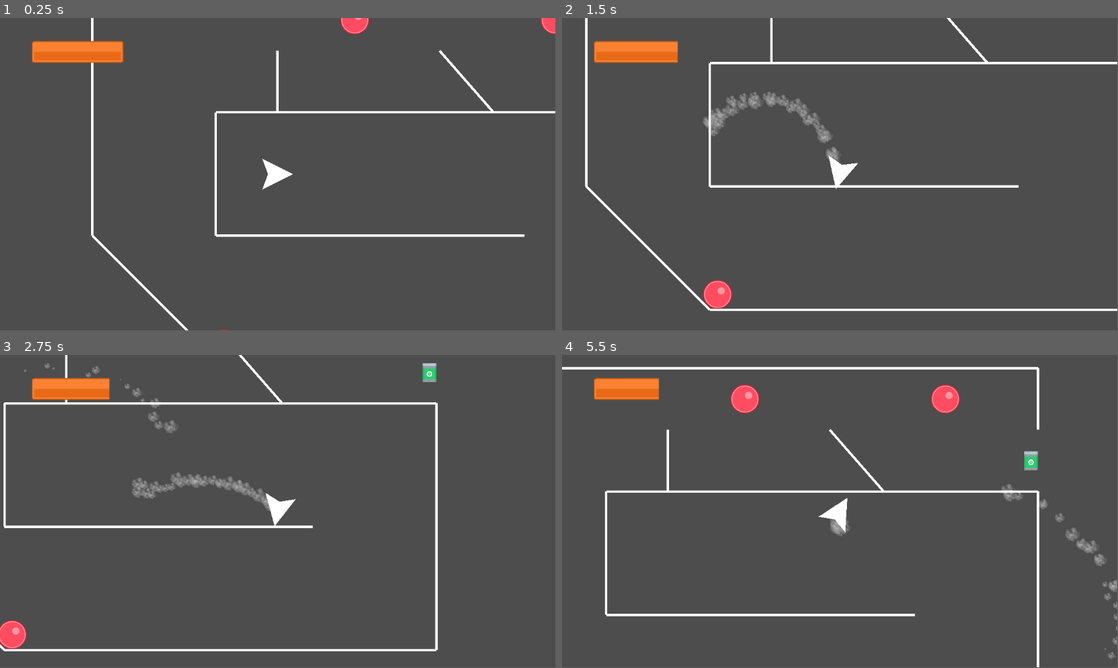
Above: before the commit, frames 1-4 (two rows, left to right).
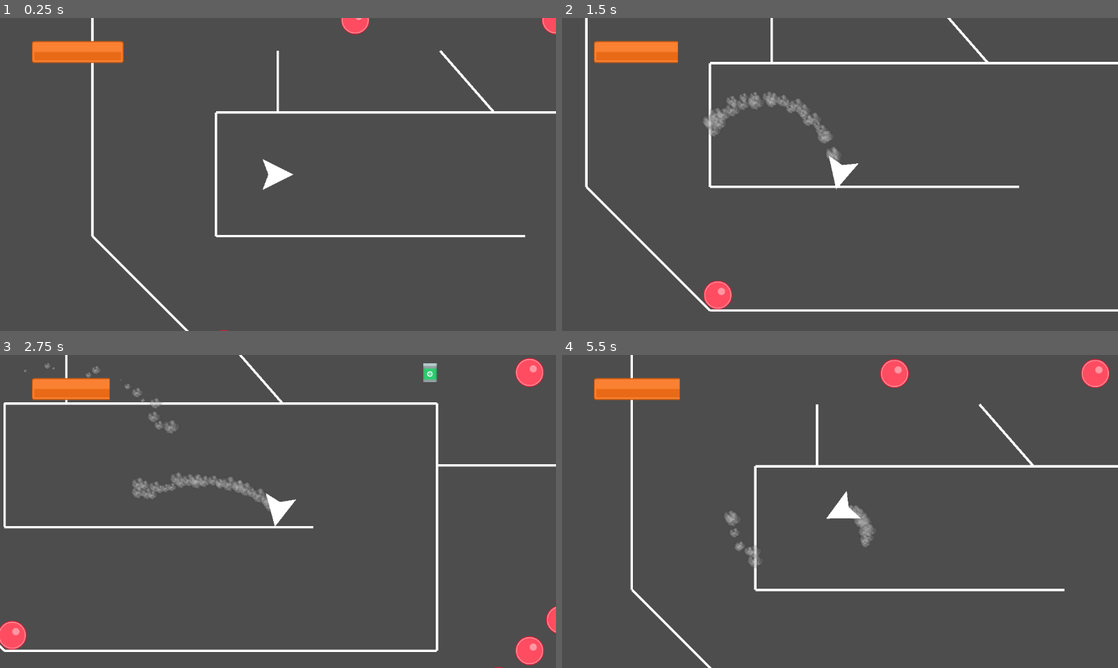
Above: after the commit, the same moments.

Repository: jaymehta-g/trijam
Game: Godot game, scene res://main/main.tscn
Two runs of this game, one before a commit and one after it. Both use one fixed random seed, a clock stepped at 60 frames per second and the inputs below.
Inputs:
- Up to frame 1 (0.25 s): no input
- Up to frame 2 (1.5 s): tap Enter at 0.5 s; hold Right (turn_right) 0.53-1.28 s; hold Space (boost) 0.53-1.28 s; hold Left (turn_left) from 1.28 s (still down); tap Space (boost) at 1.35 s
- Up to frame 3 (2.75 s): release Left (turn_left) at 2.03 s; hold Right (turn_right) from 2.03 s (still down); hold Space (boost) from 2.03 s (still down)
- Up to frame 4 (5.5 s): release Space (boost) at 2.78 s; tap Space (boost) at 2.85, 4.35 s; release Right (turn_right) at 3.53 s; hold Space (boost) 3.53-4.28 s; hold Left (turn_left) from 3.53 s (still down); tap R (reset, bound only after the commit) at 4.15 s; hold Space (boost) from 5.03 s (still down)
In our replay, the window is 799x449 before the commit and 800x450 after it. These sizes can differ from the game's own. Grey fills any space a smaller window leaves; there, only what the larger window draws over its background counts as a difference.

The runs differ from the first frame. In frame 1, 1.3% of the frame differs, in the area x 6-100%, y 0-100%; in frame 2, 1.2%; in frame 3, 2.6%; in frame 4, 7.9%, in the area x 0-100%, y 0-100%.

Commit message:
ok

Diff:
--- a/entities/level/level_1.tscn
+++ b/entities/level/level_1.tscn
@@ -1,9 +1,11 @@
-[gd_scene load_steps=5 format=3 uid="uid://84u8a1wjwvmt"]
+[gd_scene load_steps=7 format=3 uid="uid://84u8a1wjwvmt"]
 
 [ext_resource type="Script" path="res://entities/level/level.gd" id="1_sv087"]
 [ext_resource type="PackedScene" uid="uid://bvsmh71fnnusw" path="res://entities/level/objects/wall/wall.tscn" id="2_vovmp"]
 [ext_resource type="PackedScene" uid="uid://85v4ltj8q8kv" path="res://entities/level/objects/bumper/bumper.tscn" id="3_hxa36"]
 [ext_resource type="PackedScene" uid="uid://g5jofyngjvaf" path="res://entities/level/objects/pickup/fuel_pickup.tscn" id="3_i6cxn"]
+[ext_resource type="PackedScene" uid="uid://sr47v3ienfdu" path="res://entities/level/objects/checkpoint/checkpoint.tscn" id="5_kfq0n"]
+[ext_resource type="PackedScene" uid="uid://cr18drsouii8x" path="res://entities/level/objects/end flag/end_flag.tscn" id="6_ow5fu"]
 
 [node name="Level 1" type="Node2D"]
 script = ExtResource("1_sv087")
@@ -19,6 +21,21 @@
 [node name="Wall4" parent="Walls" instance=ExtResource("2_vovmp")]
 points = PackedVector2Array(1536, 768, 1536, -256)
 
+[node name="Wall47" parent="Walls" instance=ExtResource("2_vovmp")]
+points = PackedVector2Array(1792, 1792, 1792, 1280)
+
+[node name="Wall13" parent="Walls" instance=ExtResource("2_vovmp")]
+points = PackedVector2Array(3328, 0, 1536, 0)
+
+[node name="Wall46" parent="Walls" instance=ExtResource("2_vovmp")]
+points = PackedVector2Array(2560, 0, 2560, 768)
+
+[node name="Wall15" parent="Walls" instance=ExtResource("2_vovmp")]
+points = PackedVector2Array(3328, 0, 3584, -256)
+
+[node name="Wall16" parent="Walls" instance=ExtResource("2_vovmp")]
+points = PackedVector2Array(5888, -256, 3584, -256)
+
 [node name="Wall5" parent="Walls" instance=ExtResource("2_vovmp")]
 points = PackedVector2Array(1536, 768, -256, 768)
 
@@ -26,7 +43,7 @@
 points = PackedVector2Array(-768, 256, -256, 768)
 
 [node name="Wall7" parent="Walls" instance=ExtResource("2_vovmp")]
-points = PackedVector2Array(-768, 256, -768, -768)
+points = PackedVector2Array(-768, 256, -768, -1664)
 
 [node name="Wall8" parent="Walls" instance=ExtResource("2_vovmp")]
 points = PackedVector2Array(1536, -768, -768, -768)
@@ -34,6 +51,141 @@
 [node name="Wall11" parent="Walls" instance=ExtResource("2_vovmp")]
 points = PackedVector2Array(1536, -768, 1536, -512)
 
+[node name="Wall12" parent="Walls" instance=ExtResource("2_vovmp")]
+points = PackedVector2Array(1536, -768, 3328, -768)
+
+[node name="Wall14" parent="Walls" instance=ExtResource("2_vovmp")]
+points = PackedVector2Array(3584, -512, 3328, -768)
+
+[node name="Wall32" parent="Walls" instance=ExtResource("2_vovmp")]
+points = PackedVector2Array(3328, -1792, 3328, -768)
+
+[node name="Wall33" parent="Walls" instance=ExtResource("2_vovmp")]
+points = PackedVector2Array(3328, -1792, 3840, -2304)
+
+[node name="Wall54" parent="Walls" instance=ExtResource("2_vovmp")]
+points = PackedVector2Array(7168, -2304, 3840, -2304)
+
+[node name="Wall52" parent="Walls" instance=ExtResource("2_vovmp")]
+points = PackedVector2Array(3456, -3072, 3840, -2688)
+
+[node name="Wall53" parent="Walls" instance=ExtResource("2_vovmp")]
+points = PackedVector2Array(7168, -2688, 3840, -2688)
+
+[node name="Wall34" parent="Walls" instance=ExtResource("2_vovmp")]
+points = PackedVector2Array(7424, -2048, 3584, -2048)
+
+[node name="Wall17" parent="Walls" instance=ExtResource("2_vovmp")]
+points = PackedVector2Array(3584, -512, 5888, -512)
+
+[node name="Wall18" parent="Walls" instance=ExtResource("2_vovmp")]
+points = PackedVector2Array(6144, -512, 5888, -512)
+
+[node name="Wall19" parent="Walls" instance=ExtResource("2_vovmp")]
+points = PackedVector2Array(6144, -512, 6400, -256)
+
+[node name="Wall20" parent="Walls" instance=ExtResource("2_vovmp")]
+points = PackedVector2Array(6144, 0, 6400, -256)
+
+[node name="Wall21" parent="Walls" instance=ExtResource("2_vovmp")]
+points = PackedVector2Array(6144, 0, 5888, 0)
+
+[node name="Wall22" parent="Walls" instance=ExtResource("2_vovmp")]
+points = PackedVector2Array(5632, -256, 4736, 640)
+
+[node name="Wall23" parent="Walls" instance=ExtResource("2_vovmp")]
+points = PackedVector2Array(5632, 256, 5376, 0)
+
+[node name="Wall24" parent="Walls" instance=ExtResource("2_vovmp")]
+points = PackedVector2Array(5632, 256, 6400, 256)
+
+[node name="Wall25" parent="Walls" instance=ExtResource("2_vovmp")]
+points = PackedVector2Array(6912, -256, 6400, 256)
+
+[node name="Wall26" parent="Walls" instance=ExtResource("2_vovmp")]
+points = PackedVector2Array(6400, -1280, 6400, -256)
+
+[node name="Wall27" parent="Walls" instance=ExtResource("2_vovmp")]
+points = PackedVector2Array(6912, -1280, 6912, -256)
+
+[node name="Wall28" parent="Walls" instance=ExtResource("2_vovmp")]
+points = PackedVector2Array(6912, -1280, 6656, -1536)
+
+[node name="Wall35" parent="Walls" instance=ExtResource("2_vovmp")]
+points = PackedVector2Array(7424, -2048, 7424, -1536)
+
+[node name="Wall55" parent="Walls" instance=ExtResource("2_vovmp")]
+points = PackedVector2Array(7168, -2304, 7424, -2048)
+
+[node name="Wall56" parent="Walls" instance=ExtResource("2_vovmp")]
+points = PackedVector2Array(7680, -2048, 7424, -2048)
+
+[node name="Wall57" parent="Walls" instance=ExtResource("2_vovmp")]
+points = PackedVector2Array(7680, -2048, 7936, -2304)
+
+[node name="Wall58" parent="Walls" instance=ExtResource("2_vovmp")]
+points = PackedVector2Array(7936, -2688, 7936, -2304)
+
+[node name="Wall59" parent="Walls" instance=ExtResource("2_vovmp")]
+points = PackedVector2Array(7936, -2688, 7680, -2944)
+
+[node name="Wall60" parent="Walls" instance=ExtResource("2_vovmp")]
+points = PackedVector2Array(7424, -2944, 7680, -2944)
+
+[node name="Wall61" parent="Walls" instance=ExtResource("2_vovmp")]
+points = PackedVector2Array(7424, -2944, 7168, -2688)
+
+[node name="Wall36" parent="Walls" instance=ExtResource("2_vovmp")]
+points = PackedVector2Array(7168, -1536, 7424, -1536)
+
+[node name="Wall37" parent="Walls" instance=ExtResource("2_vovmp")]
+points = PackedVector2Array(7168, -1536, 7168, 1792)
+
+[node name="Wall38" parent="Walls" instance=ExtResource("2_vovmp")]
+points = PackedVector2Array(6656, 2304, 7168, 1792)
+
+[node name="Wall39" parent="Walls" instance=ExtResource("2_vovmp")]
+points = PackedVector2Array(6656, 2304, 5376, 2304)
+
+[node name="Wall40" parent="Walls" instance=ExtResource("2_vovmp")]
+points = PackedVector2Array(4864, 1792, 5376, 2304)
+
+[node name="Wall42" parent="Walls" instance=ExtResource("2_vovmp")]
+points = PackedVector2Array(4864, 1792, 4864, 1280)
+
+[node name="Wall44" parent="Walls" instance=ExtResource("2_vovmp")]
+points = PackedVector2Array(4864, 1792, -256, 1792)
+
+[node name="Wall48" parent="Walls" instance=ExtResource("2_vovmp")]
+points = PackedVector2Array(-1792, 256, -256, 1792)
+
+[node name="Wall49" parent="Walls" instance=ExtResource("2_vovmp")]
+points = PackedVector2Array(-1792, 256, -1792, -2048)
+
+[node name="Wall50" parent="Walls" instance=ExtResource("2_vovmp")]
+points = PackedVector2Array(-768, -3072, 3456, -3072)
+
+[node name="Wall51" parent="Walls" instance=ExtResource("2_vovmp")]
+points = PackedVector2Array(-768, -3072, -1792, -2048)
+
+[node name="Wall45" parent="Walls" instance=ExtResource("2_vovmp")]
+points = PackedVector2Array(3968, 896, 3072, 1792)
+
+[node name="Wall43" parent="Walls" instance=ExtResource("2_vovmp")]
+points = PackedVector2Array(5120, 1024, 4864, 1280)
+
+[node name="Wall41" parent="Walls" instance=ExtResource("2_vovmp")]
+points = PackedVector2Array(5888, 1792, 5888, 256)
+
+[node name="Wall29" parent="Walls" instance=ExtResource("2_vovmp")]
+points = PackedVector2Array(6144, -1536, 6656, -1536)
+
+[node name="Wall30" parent="Walls" instance=ExtResource("2_vovmp")]
+points = PackedVector2Array(6144, -1536, 6144, -1280)
+
+[node name="Wall31" parent="Walls" instance=ExtResource("2_vovmp")]
+points = PackedVector2Array(4096, -1280, 6144, -1280)
+
 [node name="Wall9" parent="Walls" instance=ExtResource("2_vovmp")]
 points = PackedVector2Array(0, -512, 0, -256)
 
@@ -52,5 +204,143 @@
 [node name="Bumper3" parent="." instance=ExtResource("3_hxa36")]
 position = Vector2(1152, -640)
 
+[node name="Bumper29" parent="." instance=ExtResource("3_hxa36")]
+position = Vector2(896, -2688)
+
+[node name="Bumper30" parent="." instance=ExtResource("3_hxa36")]
+position = Vector2(640, -2560)
+
+[node name="Bumper31" parent="." instance=ExtResource("3_hxa36")]
+position = Vector2(512, -2304)
+
+[node name="Bumper32" parent="." instance=ExtResource("3_hxa36")]
+position = Vector2(640, -2048)
+
+[node name="Bumper33" parent="." instance=ExtResource("3_hxa36")]
+position = Vector2(896, -1920)
+
+[node name="Bumper34" parent="." instance=ExtResource("3_hxa36")]
+position = Vector2(1152, -2048)
+
+[node name="Bumper35" parent="." instance=ExtResource("3_hxa36")]
+position = Vector2(1280, -2304)
+
+[node name="Bumper36" parent="." instance=ExtResource("3_hxa36")]
+position = Vector2(1152, -2560)
+
+[node name="Bumper37" parent="." instance=ExtResource("3_hxa36")]
+position = Vector2(2432, -1920)
+
+[node name="Bumper38" parent="." instance=ExtResource("3_hxa36")]
+position = Vector2(2176, -1792)
+
+[node name="Bumper39" parent="." instance=ExtResource("3_hxa36")]
+position = Vector2(2048, -1536)
+
+[node name="Bumper40" parent="." instance=ExtResource("3_hxa36")]
+position = Vector2(2176, -1280)
+
+[node name="Bumper41" parent="." instance=ExtResource("3_hxa36")]
+position = Vector2(2432, -1152)
+
+[node name="Bumper42" parent="." instance=ExtResource("3_hxa36")]
+position = Vector2(2688, -1280)
+
+[node name="Bumper43" parent="." instance=ExtResource("3_hxa36")]
+position = Vector2(2816, -1536)
+
+[node name="Bumper44" parent="." instance=ExtResource("3_hxa36")]
+position = Vector2(2688, -1792)
+
+[node name="Bumper4" parent="." instance=ExtResource("3_hxa36")]
+position = Vector2(1920, -384)
+
+[node name="Bumper5" parent="." instance=ExtResource("3_hxa36")]
+position = Vector2(2304, -128)
+
+[node name="Bumper6" parent="." instance=ExtResource("3_hxa36")]
+position = Vector2(2304, -640)
+
+[node name="Bumper10" parent="." instance=ExtResource("3_hxa36")]
+position = Vector2(2688, -384)
+
+[node name="Bumper11" parent="." instance=ExtResource("3_hxa36")]
+position = Vector2(3072, -128)
+
+[node name="Bumper12" parent="." instance=ExtResource("3_hxa36")]
+position = Vector2(3072, -640)
+
 [node name="Fuel Pickup" parent="." instance=ExtResource("3_i6cxn")]
 position = Vector2(1507, -383)
+
+[node name="Checkpoint" parent="." instance=ExtResource("5_kfq0n")]
+position = Vector2(5824, -384)
+
+[node name="Bumper7" parent="." instance=ExtResource("3_hxa36")]
+position = Vector2(6496, -320)
+
+[node name="Bumper17" parent="." instance=ExtResource("3_hxa36")]
+position = Vector2(3840, 1152)
+
+[node name="Bumper23" parent="." instance=ExtResource("3_hxa36")]
+position = Vector2(2560, 1152)
+
+[node name="Bumper26" parent="." instance=ExtResource("3_hxa36")]
+position = Vector2(1792, 896)
+
+[node name="Bumper27" parent="." instance=ExtResource("3_hxa36")]
+position = Vector2(1920, 768)
+
+[node name="Bumper28" parent="." instance=ExtResource("3_hxa36")]
+position = Vector2(2048, 640)
+
+[node name="Bumper24" parent="." instance=ExtResource("3_hxa36")]
+position = Vector2(2560, 1408)
+
+[node name="Bumper25" parent="." instance=ExtResource("3_hxa36")]
+position = Vector2(2560, 1664)
+
+[node name="Bumper20" parent="." instance=ExtResource("3_hxa36")]
+position = Vector2(4480, 0)
+
+[node name="Bumper21" parent="." instance=ExtResource("3_hxa36")]
+position = Vector2(4480, 256)
+
+[node name="Bumper22" parent="." instance=ExtResource("3_hxa36")]
+position = Vector2(4736, 384)
+
+[node name="Bumper18" parent="." instance=ExtResource("3_hxa36")]
+position = Vector2(3968, 1408)
+
+[node name="Bumper19" parent="." instance=ExtResource("3_hxa36")]
+position = Vector2(3968, 1664)
+
+[node name="Bumper8" parent="." instance=ExtResource("3_hxa36")]
+position = Vector2(6816, -1216)
+
+[node name="Bumper14" parent="." instance=ExtResource("3_hxa36")]
+position = Vector2(7296, -1920)
+
+[node name="Bumper15" parent="." instance=ExtResource("3_hxa36")]
+position = Vector2(7296, -1792)
+
+[node name="Bumper16" parent="." instance=ExtResource("3_hxa36")]
+position = Vector2(7296, -1664)
+
+[node name="Bumper9" parent="." instance=ExtResource("3_hxa36")]
+position = Vector2(6272, -1280)
+
+[node name="Bumper13" parent="." instance=ExtResource("3_hxa36")]
+position = Vector2(6272, -640)
+
+[node name="Fuel Pickup2" parent="." instance=ExtResource("3_i6cxn")]
+position = Vector2(7040, -256)
+
+[node name="Checkpoint2" parent="." instance=ExtResource("5_kfq0n")]
+position = Vector2(1536, 1152)
+
+[node name="Fuel Pickup3" parent="." instance=ExtResource("3_i6cxn")]
+position = Vector2(3838, -2497)
+
+[node name="End Flag" parent="." instance=ExtResource("6_ow5fu")]
+position = Vector2(7552, -2496)
--- a/entities/level/objects/bumper/bumper.gd
+++ b/entities/level/objects/bumper/bumper.gd
@@ -3,6 +3,7 @@
 @onready var reset_timer: Timer = $"Reset Timer"
 @export var bounce_force := 20.0
 @onready var gpu_particles_2d: GPUParticles2D = $GPUParticles2D
+@onready var animation_player: AnimationPlayer = $AnimationPlayer
 var disabled := false
 
 func _on_body_entered(body: Node2D) -> void:
@@ -19,7 +20,9 @@
 	disabled = true
 	reset_timer.start()
 	# juice
+	animation_player.play("bounce")
 	gpu_particles_2d.emitting = true
 
 func _on_reset_timer_timeout() -> void:
 	disabled = false
+	animation_player.play("reset")
--- a/entities/level/objects/bumper/bumper.tscn
+++ b/entities/level/objects/bumper/bumper.tscn
@@ -28,6 +28,61 @@
 scale_curve = SubResource("CurveTexture_so10e")
 color = Color(1, 1, 0, 1)
 
+[sub_resource type="Animation" id="Animation_vp7bx"]
+length = 0.001
+tracks/0/type = "value"
+tracks/0/imported = false
+tracks/0/enabled = true
+tracks/0/path = NodePath("Sprite2D:scale")
+tracks/0/interp = 1
+tracks/0/loop_wrap = true
+tracks/0/keys = {
+"times": PackedFloat32Array(0),
+"transitions": PackedFloat32Array(1),
+"update": 0,
+"values": [Vector2(1.865, 1.865)]
+}
+
+[sub_resource type="Animation" id="Animation_s0col"]
+resource_name = "bounce"
+length = 0.5
+step = 0.01
+tracks/0/type = "value"
+tracks/0/imported = false
+tracks/0/enabled = true
+tracks/0/path = NodePath("Sprite2D:scale")
+tracks/0/interp = 1
+tracks/0/loop_wrap = true
+tracks/0/keys = {
+"times": PackedFloat32Array(0, 0.0334215, 0.498547),
+"transitions": PackedFloat32Array(1, 1, 1),
+"update": 0,
+"values": [Vector2(1.901, 1.901), Vector2(3.532, 3.532), Vector2(1.155, 1.155)]
+}
+
+[sub_resource type="Animation" id="Animation_ipn5n"]
+resource_name = "reset"
+length = 0.5
+tracks/0/type = "value"
+tracks/0/imported = false
+tracks/0/enabled = true
+tracks/0/path = NodePath("Sprite2D:scale")
+tracks/0/interp = 1
+tracks/0/loop_wrap = true
+tracks/0/keys = {
+"times": PackedFloat32Array(0, 0.5),
+"transitions": PackedFloat32Array(1, 1),
+"update": 0,
+"values": [Vector2(1.155, 1.155), Vector2(1.901, 1.901)]
+}
+
+[sub_resource type="AnimationLibrary" id="AnimationLibrary_gpsxa"]
+_data = {
+"RESET": SubResource("Animation_vp7bx"),
+"bounce": SubResource("Animation_s0col"),
+"reset": SubResource("Animation_ipn5n")
+}
+
 [node name="Bumper" type="Area2D"]
 script = ExtResource("1_egpp8")
 bounce_force = 300.0
@@ -41,7 +96,7 @@
 debug_color = Color(0, 0.6, 0.701961, 0)
 
 [node name="Reset Timer" type="Timer" parent="."]
-wait_time = 0.5
+one_shot = true
 
 [node name="GPUParticles2D" type="GPUParticles2D" parent="."]
 emitting = false
@@ -52,5 +107,10 @@
 one_shot = true
 explosiveness = 0.9
 
+[node name="AnimationPlayer" type="AnimationPlayer" parent="."]
+libraries = {
+"": SubResource("AnimationLibrary_gpsxa")
+}
+
 [connection signal="body_entered" from="." to="." method="_on_body_entered"]
 [connection signal="timeout" from="Reset Timer" to="." method="_on_reset_timer_timeout"]
--- /dev/null
+++ b/entities/level/objects/checkpoint/checkpoint.gd
@@ -0,0 +1,8 @@
+extends Area2D
+
+
+func _on_body_entered(body: Node2D) -> void:
+	if not body.is_in_group(Globals.PLAYER_GROUP):
+		return
+	(body as Player).checkpoint = position
+	SignalBus.fuel_pickup_used.emit()
--- /dev/null
+++ b/entities/level/objects/checkpoint/checkpoint.tscn
@@ -0,0 +1,65 @@
+[gd_scene load_steps=7 format=3 uid="uid://sr47v3ienfdu"]
+
+[ext_resource type="Texture2D" uid="uid://ck86caknkwbui" path="res://entities/level/objects/checkpoint/flag_square.png" id="1_bw02k"]
+[ext_resource type="Script" path="res://entities/level/objects/checkpoint/checkpoint.gd" id="1_wrmht"]
+
+[sub_resource type="Animation" id="Animation_ncufe"]
+length = 0.001
+tracks/0/type = "value"
+tracks/0/imported = false
+tracks/0/enabled = true
+tracks/0/path = NodePath("FlagSquare:scale")
+tracks/0/interp = 1
+tracks/0/loop_wrap = true
+tracks/0/keys = {
+"times": PackedFloat32Array(0),
+"transitions": PackedFloat32Array(1),
+"update": 0,
+"values": [Vector2(2.14, 2.14)]
+}
+
+[sub_resource type="Animation" id="Animation_4fh1u"]
+resource_name = "bounce"
+length = 2.0
+loop_mode = 1
+step = 0.05
+tracks/0/type = "value"
+tracks/0/imported = false
+tracks/0/enabled = true
+tracks/0/path = NodePath("FlagSquare:scale")
+tracks/0/interp = 2
+tracks/0/loop_wrap = true
+tracks/0/keys = {
+"times": PackedFloat32Array(0, 1),
+"transitions": PackedFloat32Array(1, 1),
+"update": 0,
+"values": [Vector2(2.14, 2.14), Vector2(2.565, 2.565)]
+}
+
+[sub_resource type="AnimationLibrary" id="AnimationLibrary_qv4d6"]
+_data = {
+"RESET": SubResource("Animation_ncufe"),
+"bounce": SubResource("Animation_4fh1u")
+}
+
+[sub_resource type="CircleShape2D" id="CircleShape2D_gc2u6"]
+radius = 96.0
+
+[node name="Checkpoint" type="Area2D"]
+script = ExtResource("1_wrmht")
+
+[node name="FlagSquare" type="Sprite2D" parent="."]
+modulate = Color(0.662745, 1, 0.541176, 1)
+scale = Vector2(2.14, 2.14)
+texture = ExtResource("1_bw02k")
+
+[node name="AnimationPlayer" type="AnimationPlayer" parent="."]
+autoplay = "bounce"
+libraries = {
+"": SubResource("AnimationLibrary_qv4d6")
+}
+
+[node name="CollisionShape2D" type="CollisionShape2D" parent="."]
+shape = SubResource("CircleShape2D_gc2u6")
+
+[connection signal="body_entered" from="." to="." method="_on_body_entered"]
--- /dev/null
+++ b/entities/level/objects/end flag/end_flag.gd
@@ -0,0 +1,7 @@
+extends Area2D
+
+
+
+func _on_body_entered(body: Node2D) -> void:
+	if body.is_in_group(Globals.PLAYER_GROUP):
+		SignalBus.end_game.emit()
--- /dev/null
+++ b/entities/level/objects/end flag/end_flag.tscn
@@ -0,0 +1,13 @@
+[gd_scene load_steps=3 format=3 uid="uid://cr18drsouii8x"]
+
+[ext_resource type="PackedScene" uid="uid://sr47v3ienfdu" path="res://entities/level/objects/checkpoint/checkpoint.tscn" id="1_jj36w"]
+[ext_resource type="Script" path="res://entities/level/objects/end flag/end_flag.gd" id="2_gqpaj"]
+
+[node name="End Flag" instance=ExtResource("1_jj36w")]
+script = ExtResource("2_gqpaj")
+
+[node name="FlagSquare" parent="." index="0"]
+modulate = Color(1, 0.984314, 0.541176, 1)
+
+[node name="CollisionShape2D" parent="." index="2"]
+debug_color = Color(0, 0.6, 0.701961, 0)
--- a/entities/player/player.gd
+++ b/entities/player/player.gd
@@ -5,6 +5,8 @@
 @export var accel := 5.0
 @export var turn_speed := 2.0
 @onready var gpu_particles_2d: GPUParticles2D = $GPUParticles2D
+
+var checkpoint := Vector2.ZERO
 
 var boosting : bool :
 	get:
@@ -24,11 +26,13 @@
 		var boost_amount = (Vector2.RIGHT*accel).rotated(rotation)
 		apply_force(boost_amount)
 
-	# fuel signals
-#	if Input.is_action_just_pressed("boost"):
-#		SignalBus.boost_start.emit()
-#	if Input.is_action_just_released("boost"):
-#		SignalBus.boost_stop.emit()
+	# reset to checkpoint
+	if Input.is_action_just_pressed(&"reset"):
+		linear_velocity = Vector2.ZERO
+		angular_velocity = 0
+		position = checkpoint
+		rotation = 0
+		SignalBus.reset.emit()
 
 	#juice
 	if boosting:
--- a/main/game.gd
+++ b/main/game.gd
@@ -9,8 +9,10 @@
 	SignalBus.fuel_pickup_used.connect(func():
 		fuel = max_fuel
 		)
+	SignalBus.reset.connect(func():
+		fuel = max_fuel
+	)
 
 func _process(delta: float) -> void:
 	if Globals.player.boosting:
 		fuel -= delta
-		print_debug(fuel)
--- a/main/game_world.tscn
+++ b/main/game_world.tscn
@@ -5,6 +5,6 @@
 
 [node name="Game World" type="Node2D"]
 
+[node name="Level 1" parent="." instance=ExtResource("2_d2o8x")]
+
 [node name="Player" parent="." instance=ExtResource("1_744lt")]
-
-[node name="Level 1" parent="." instance=ExtResource("2_d2o8x")]
--- /dev/null
+++ b/main/main.gd
@@ -0,0 +1,16 @@
+extends Node2D
+@onready var game: Node = $Game
+@export var end_screen_scene: PackedScene
+var start_time : float
+var total_time_taken : float
+const MS_IN_SECOND := 0.001
+func _ready() -> void:
+	start_time = Time.get_ticks_msec()
+	SignalBus.end_game.connect(func():
+		game.queue_free()
+		total_time_taken = Time.get_ticks_msec() - start_time
+		print_debug(total_time_taken * MS_IN_SECOND)
+		var end_screen = end_screen_scene.instantiate()
+		add_child(end_screen)
+		end_screen.time = total_time_taken * MS_IN_SECOND
+	)
--- a/main/main.tscn
+++ b/main/main.tscn
@@ -1,7 +1,11 @@
-[gd_scene load_steps=2 format=3 uid="uid://b0u524bvm7djn"]
+[gd_scene load_steps=4 format=3 uid="uid://b0u524bvm7djn"]
 
+[ext_resource type="Script" path="res://main/main.gd" id="1_8j0ke"]
 [ext_resource type="PackedScene" uid="uid://5yxpqeq2jy62" path="res://main/game.tscn" id="1_jmbfw"]
+[ext_resource type="PackedScene" uid="uid://c3odjd0hwnv7v" path="res://ui/Game Over/game_over.tscn" id="2_06j56"]
 
 [node name="Main" type="Node2D"]
+script = ExtResource("1_8j0ke")
+end_screen_scene = ExtResource("2_06j56")
 
 [node name="Game" parent="." instance=ExtResource("1_jmbfw")]
--- a/main/signal_bus.gd
+++ b/main/signal_bus.gd
@@ -1,3 +1,5 @@
 extends Node
 
 signal fuel_pickup_used
+signal reset
+signal end_game
--- a/project.godot
+++ b/project.godot
@@ -20,6 +20,10 @@
 SignalBus="*res://main/signal_bus.gd"
 Globals="*res://main/globals.gd"
 
+[display]
+
+window/stretch/mode="viewport"
+
 [input]
 
 boost={
@@ -37,7 +41,16 @@
 "events": [Object(InputEventKey,"resource_local_to_scene":false,"resource_name":"","device":-1,"window_id":0,"alt_press …(182 unchanged characters)…
 ]
 }
+reset={
+"deadzone": 0.5,
+"events": [Object(InputEventKey,"resource_local_to_scene":false,"resource_name":"","device":-1,"window_id":0,"alt_pressed":false,"shift_pressed":false,"ctrl_pressed":false,"meta_pressed":false,"pressed":false,"keycode":0,"physical_keycode":82,"key_label":0,"unicode":114,"echo":false,"script":null)
+]
+}
 
 [layer_names]
 
 2d_physics/layer_1="Level"
+
+[rendering]
+
+renderer/rendering_method="gl_compatibility"
--- /dev/null
+++ b/ui/Game Over/game_over.gd
@@ -0,0 +1,5 @@
+extends CanvasLayer
+@onready var time_label: Label = $"Control/CenterContainer/VBoxContainer/Time Label"
+var time : float :
+	set(value):
+		time_label.text = "%.2f sec" % value
--- /dev/null
+++ b/ui/Game Over/game_over.tscn
@@ -0,0 +1,43 @@
+[gd_scene load_steps=2 format=3 uid="uid://c3odjd0hwnv7v"]
+
+[ext_resource type="Script" path="res://ui/Game Over/game_over.gd" id="1_mjvbt"]
+
+[node name="Game Over" type="CanvasLayer"]
+script = ExtResource("1_mjvbt")
+
+[node name="Control" type="Control" parent="."]
+layout_mode = 3
+anchors_preset = 15
+anchor_right = 1.0
+anchor_bottom = 1.0
+grow_horizontal = 2
+grow_vertical = 2
+
+[node name="CenterContainer" type="CenterContainer" parent="Control"]
+layout_mode = 1
+anchors_preset = 15
+anchor_right = 1.0
+anchor_bottom = 1.0
+grow_horizontal = 2
+grow_vertical = 2
+
+[node name="VBoxContainer" type="VBoxContainer" parent="Control/CenterContainer"]
+layout_mode = 2
+
+[node name="Label" type="Label" parent="Control/CenterContainer/VBoxContainer"]
+layout_mode = 2
+theme_override_font_sizes/font_size = 200
+text = "You Win!"
+
+[node name="Label2" type="Label" parent="Control/CenterContainer/VBoxContainer"]
+layout_mode = 2
+theme_override_font_sizes/font_size = 100
+text = "Your final time:"
+horizontal_alignment = 1
+
+[node name="Time Label" type="Label" parent="Control/CenterContainer/VBoxContainer"]
+layout_mode = 2
+theme_override_colors/font_color = Color(1, 1, 0, 1)
+theme_override_font_sizes/font_size = 100
+text = "60"
+horizontal_alignment = 1
Not shown: 1 places in entities/level/objects/bumper/bumper.tscn that only renumber resources
Binary file added: entities/level/objects/checkpoint/flag_square.png
Not shown, added: entities/level/objects/checkpoint/flag_square.png.import
